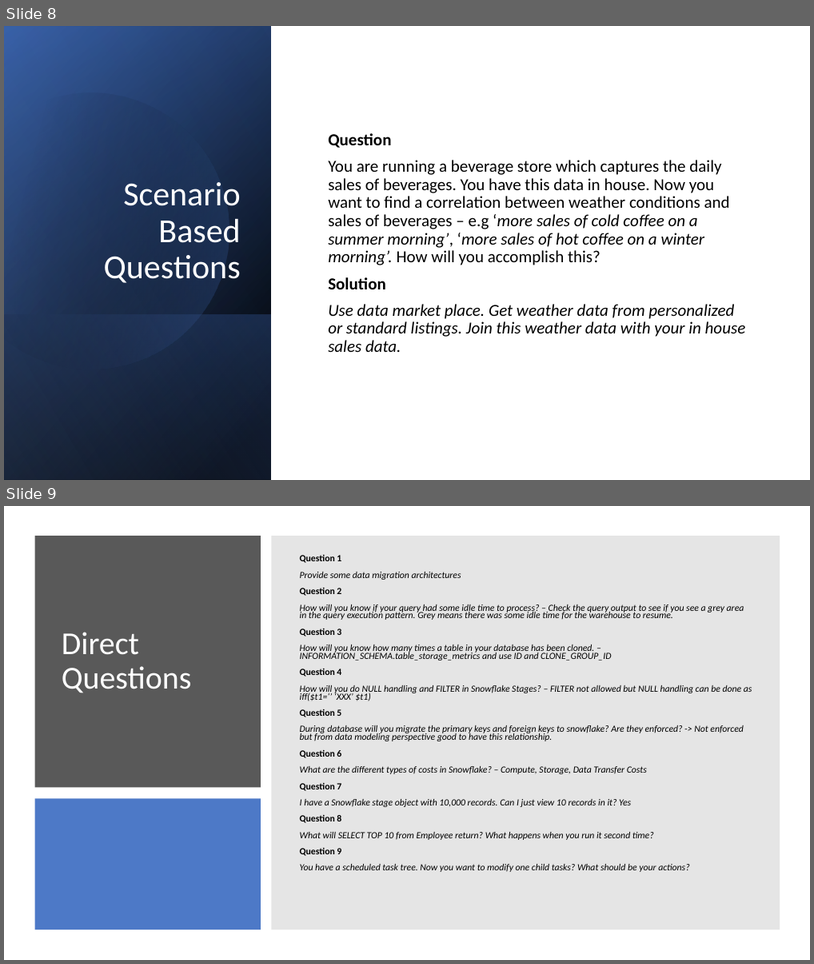
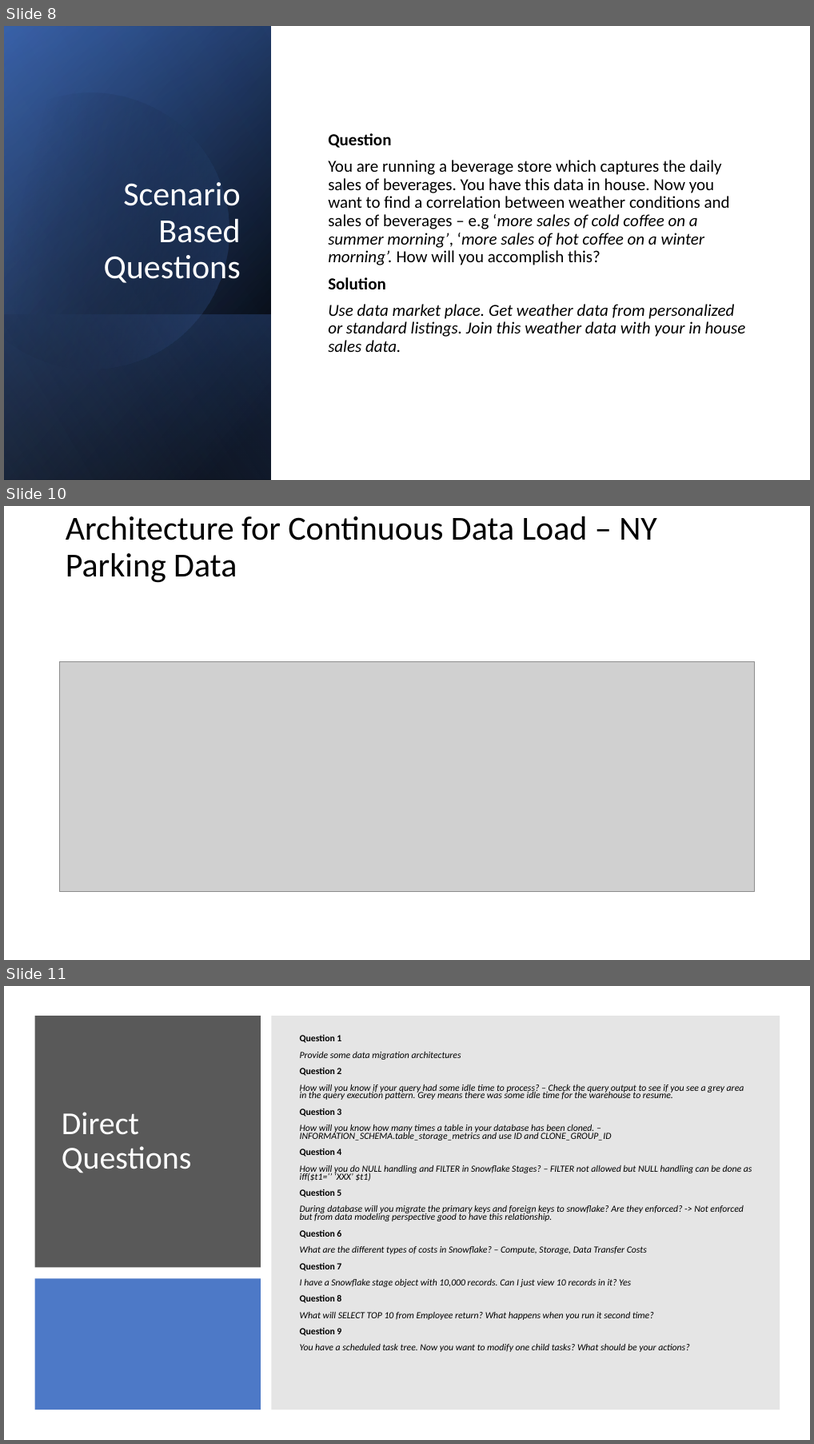
Before and after one commit to suddhasatwamallik/snowflake-interview-questions-design-scenarios, a slide deck: Snow Interview questions.pptx. Shown one above the other, each under a label of ours: slides 8 and 9 before the commit, slides 8, 10 and 11 after it; the slides between them are not shown. The pictures are 814x964 and 814x1444 pixels, drawn with LibreOffice and Linux fonts; fonts in the diff are those of the drawing; grey boxes stand for pictures. Boxes give left, top, right and bottom in pixels: in the first picture for what was removed or moved away, otherwise in the second. Text is boxed around its words. In the diff, an @@ line names an element or a change of style, - is before the commit and + after.

```diff
--- a/Snow Interview questions.pptx
+++ b/Snow Interview questions.pptx
@@ slide 10 added at box(4, 506, 810, 960), background #FFFFFF @@
@@ title added at box(66, 516, 658, 583), 40 pt, text #000000 @@
+Architecture for Continuous Data Load – NY Parking Data
@@ picture added at box(60, 661, 755, 891) @@
@@ what was slide 9 is now slide 11 @@
```
Also in this commit, not shown: 1 other slide added, 1 other file.
